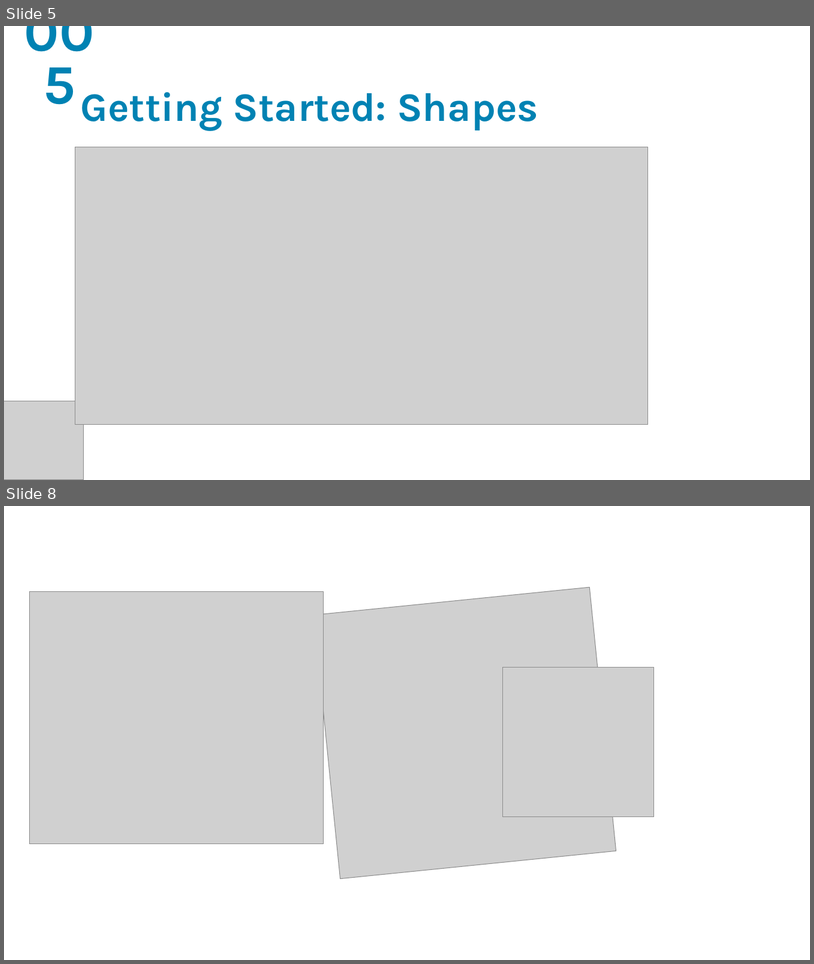
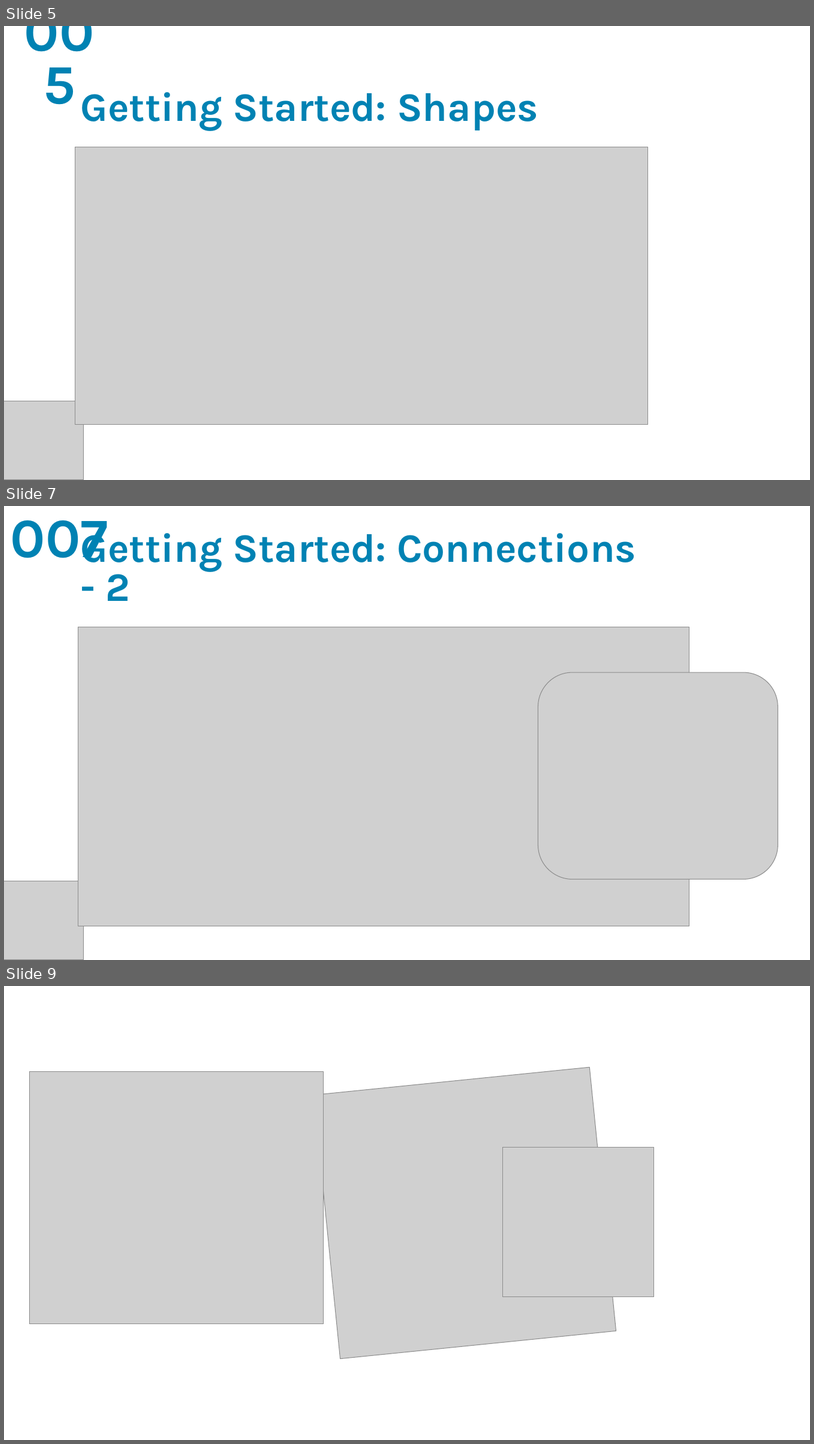
Before and after one commit to yasenstar/learn_d2, a slide deck: d2_tutorial.pptx. Shown one above the other, each under a label of ours: slides 5 and 8 before the commit, slides 5, 7 and 9 after it; the slides between them are not shown. The pictures are 814x964 and 814x1444 pixels, drawn with LibreOffice and Linux fonts; fonts in the diff are those of the drawing; grey boxes stand for pictures; background and template pictures are left out. Boxes give left, top, right and bottom in pixels: in the first picture for what was removed or moved away, otherwise in the second. Text is boxed around its words. In the diff, an @@ line names an element or a change of style, - is before the commit and + after.

```diff
--- a/d2_tutorial.pptx
+++ b/d2_tutorial.pptx
@@ slide 7 added at (4,506,810,960), background picture (left out) @@
@@ text added at (11,520,108,562), 66 pt, text #0083B3, bold @@
+007
@@ title added at (81,526,636,601), 48 pt, text #0083B3, bold @@
+Getting Started: Connections - 2
@@ picture added at (78,627,689,926) @@
@@ picture added at (538,672,779,879) @@
@@ picture added at (4,881,84,960) @@
@@ what was slide 8 is now slide 9 @@
```
Also in this commit, not shown: 2 slides changed, 4 other files.
